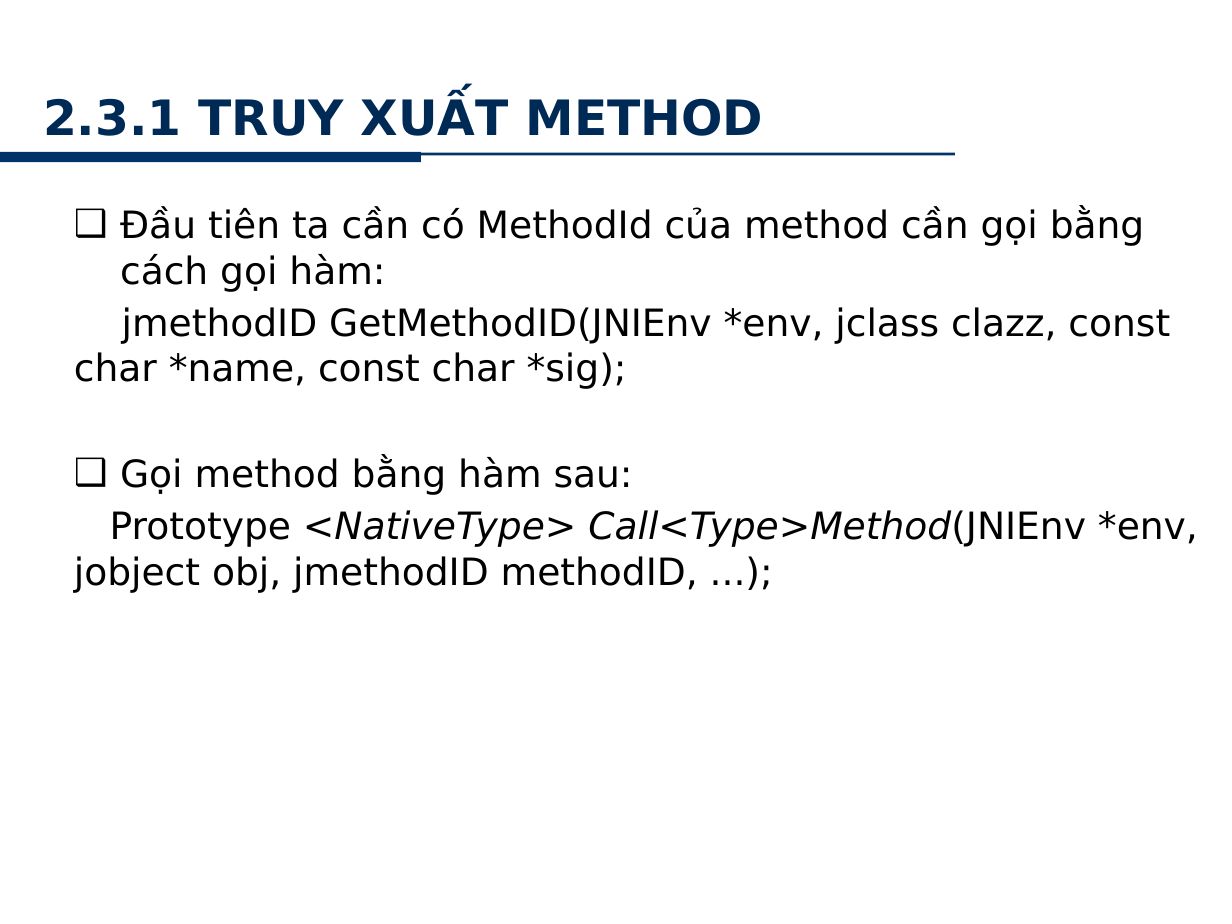
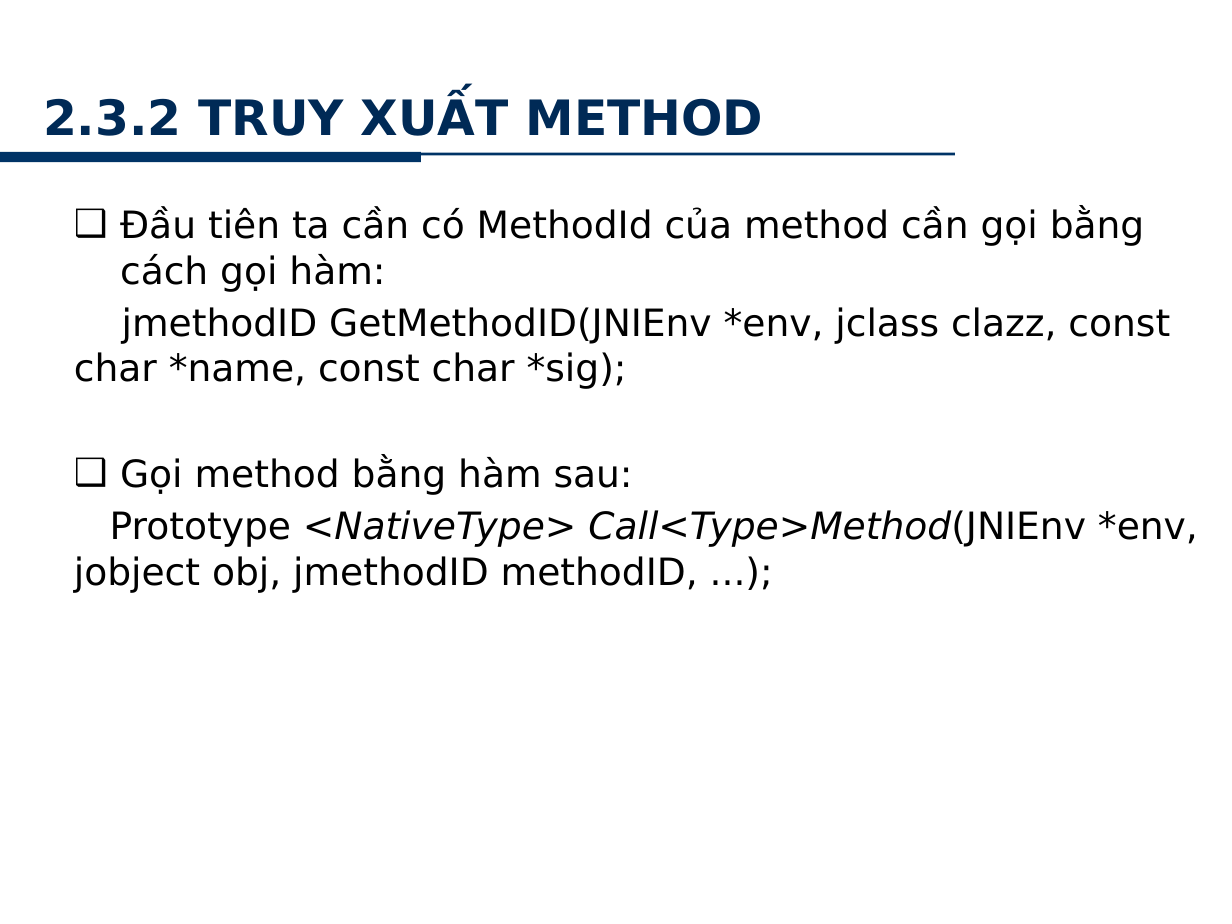
Before and after one commit to minhkhanh/UofS-Java, a slide deck: slide 15 of Seminar_JNI/Slide_00.pptx. Drawn at 1232x924 pixels with LibreOffice and Linux fonts; fonts in the diff are those of the drawing; background and template pictures are left out. Boxes give left, top, right and bottom in pixels: in the first picture for what was removed or moved away, otherwise in the second. Text is boxed around its words. In the diff, an @@ line names an element or a change of style, - is before the commit and + after.

```diff
--- a/Seminar_JNI/Slide_00.pptx
+++ b/Seminar_JNI/Slide_00.pptx
@@ title at [43, 95, 763, 136]: text changed @@
-2.3.1 TRUY XUẤT METHOD
+2.3.2 TRUY XUẤT METHOD
```
Also in this commit, not shown: 13 other slides changed, 3 slides added.
